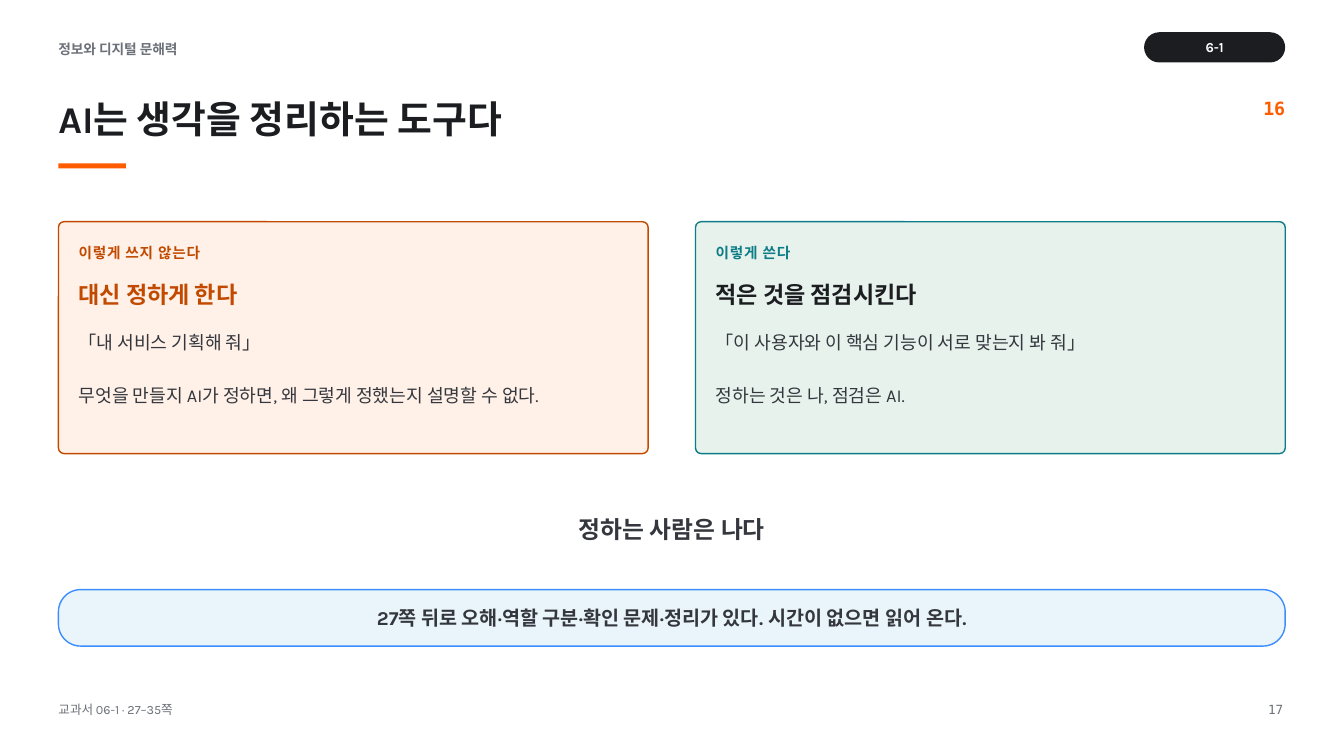
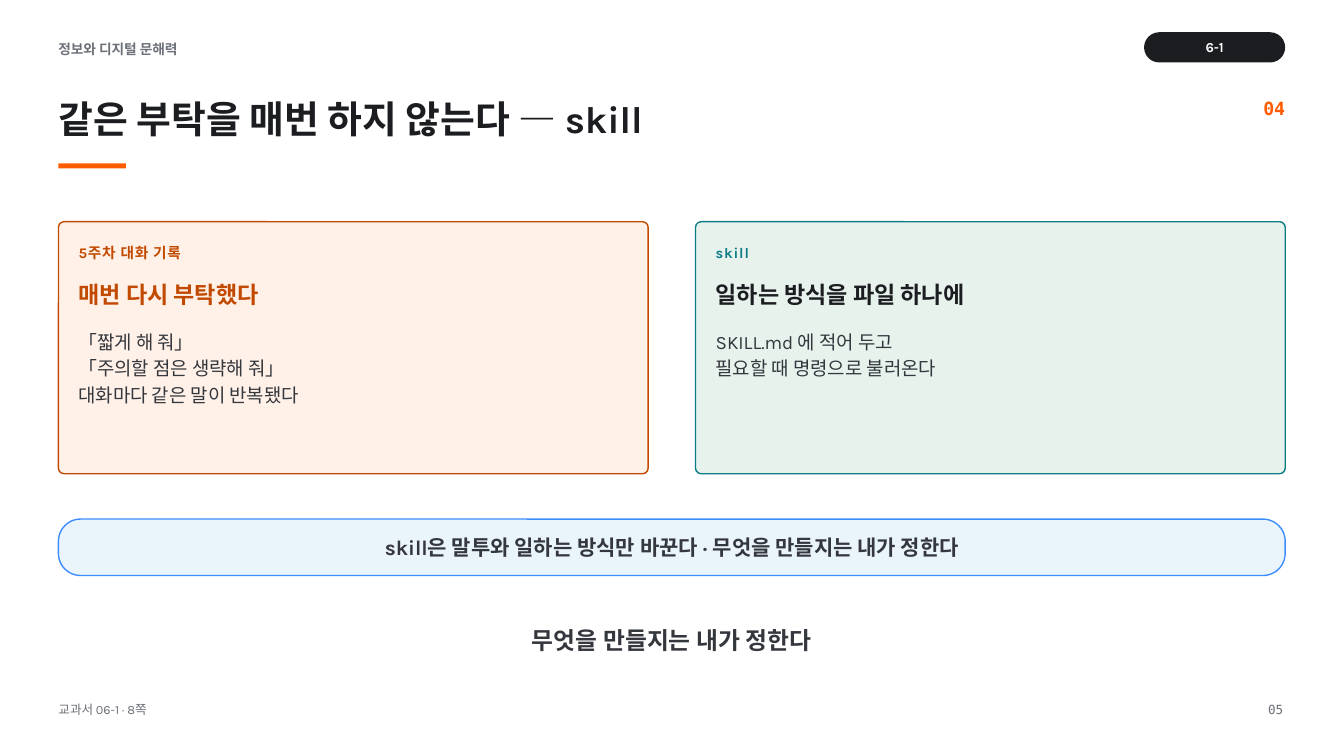
Before and after one commit to cozy819/2026-02__jdh, a slide deck: slide 5 of 06/ppt/06-1_서비스_기획의_기초_v1.pptx (slide 17 before the commit). Drawn at 1344x756 pixels with LibreOffice and Linux fonts; fonts in the diff are those of the drawing. Boxes give left, top, right and bottom in pixels: in the first picture for what was removed or moved away, otherwise in the second. Text is boxed around its words. In the diff, an @@ line names an element or a change of style, - is before the commit and + after.

Commit message:
6주차 first commit

```diff
--- a/06/ppt/06-1_서비스_기획의_기초_v1.pptx
+++ b/06/ppt/06-1_서비스_기획의_기초_v1.pptx
@@ text at (58,101,643,137): text changed @@
-AI는 생각을 정리하는 도구다
+같은 부탁을 매번 하지 않는다 — skill
@@ text at (1263,101,1285,116): text changed @@
-16
+04
@@ rounded rectangle: place and size @@
-rounded rectangle at (58,222,648,454)
+rounded rectangle at (58,222,648,474)
@@ rounded rectangle at (58,222,648,474): proportions changed @@
@@ rounded rectangle at (696,222,1286,474): proportions changed @@
@@ rounded rectangle: place and size @@
-rounded rectangle at (696,222,1286,454)
+rounded rectangle at (696,222,1286,474)
@@ text at (79,245,181,260): text changed @@
-이렇게 쓰지 않는다
+5주차 대화 기록
@@ text at (716,247,749,258): text changed @@
-이렇게 쓴다
+skill
@@ text at (79,283,259,305): text changed @@
-대신 정하게 한다
+매번 다시 부탁했다
@@ text at (716,283,965,305): text changed @@
-적은 것을 점검시킨다
+일하는 방식을 파일 하나에
@@ text at (79,333,299,404): text changed; size 13 to 13.5 pt @@
-「내 서비스 기획해 줘」
-무엇을 만들지 AI가 정하면, 왜 그렇게 정했는지 설명할 수 없다.
+「짧게 해 줘」
+「주의할 점은 생략해 줘」
+대화마다 같은 말이 반복됐다
@@ text at (716,333,936,377): text changed; size 13 to 13.5 pt @@
-「이 사용자와 이 핵심 기능이 서로 맞는지 봐 줘」
-정하는 것은 나, 점검은 AI.
+SKILL.md 에 적어 두고
+필요할 때 명령으로 불러온다
@@ rounded rectangle: place and size @@
-rounded rectangle at (58,590,1286,646)
+rounded rectangle at (58,519,1286,576)
@@ text added at (385,537,959,557), 15 pt, text #34373D, bold @@
+skill은 말투와 일하는 방식만 바꾼다 · 무엇을 만들지는 내가 정한다
@@ text removed at (579,518,765,540) @@
-정하는 사람은 나다
@@ text at (532,629,812,651): text changed; size 14 to 17 pt @@
-27쪽 뒤로 오해·역할 구분·확인 문제·정리가 있다. 시간이 없으면 읽어 온다.
+무엇을 만들지는 내가 정한다
@@ text at (58,703,146,715): text changed @@
-교과서 06-1 · 27–35쪽
+교과서 06-1 · 8쪽
@@ text at (1268,704,1283,714): text changed @@
-17
+05
```
Also in this commit, not shown: 4 other slides changed, 12 slides added, 12 slides removed, 31 other files.
